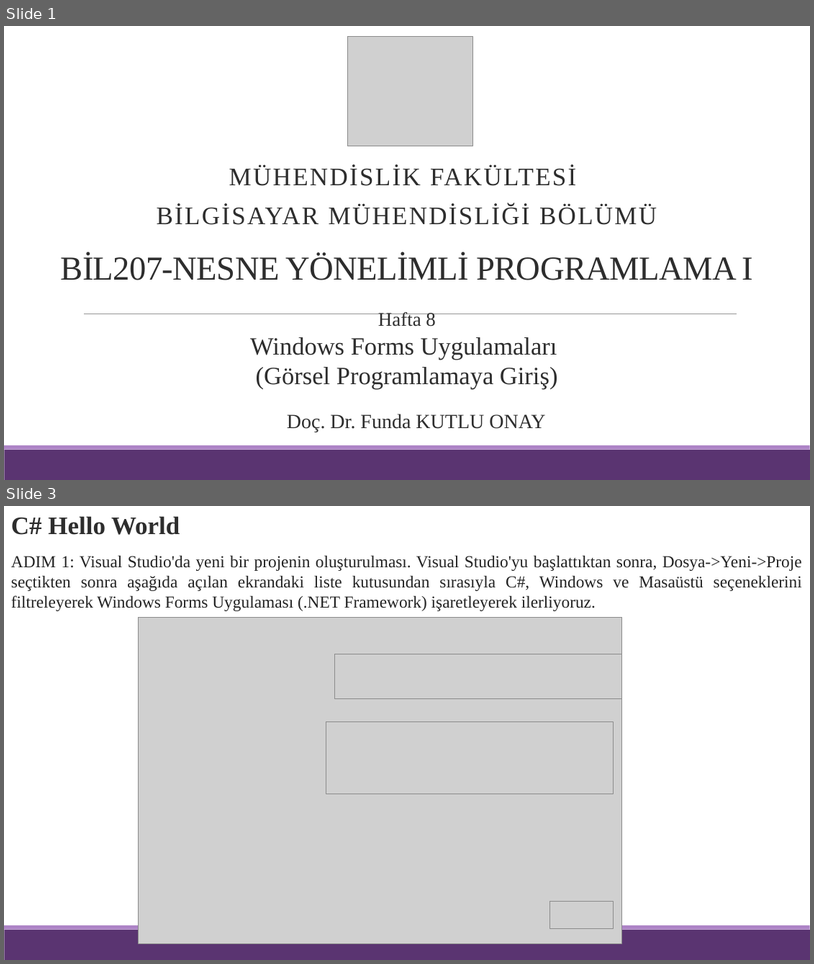
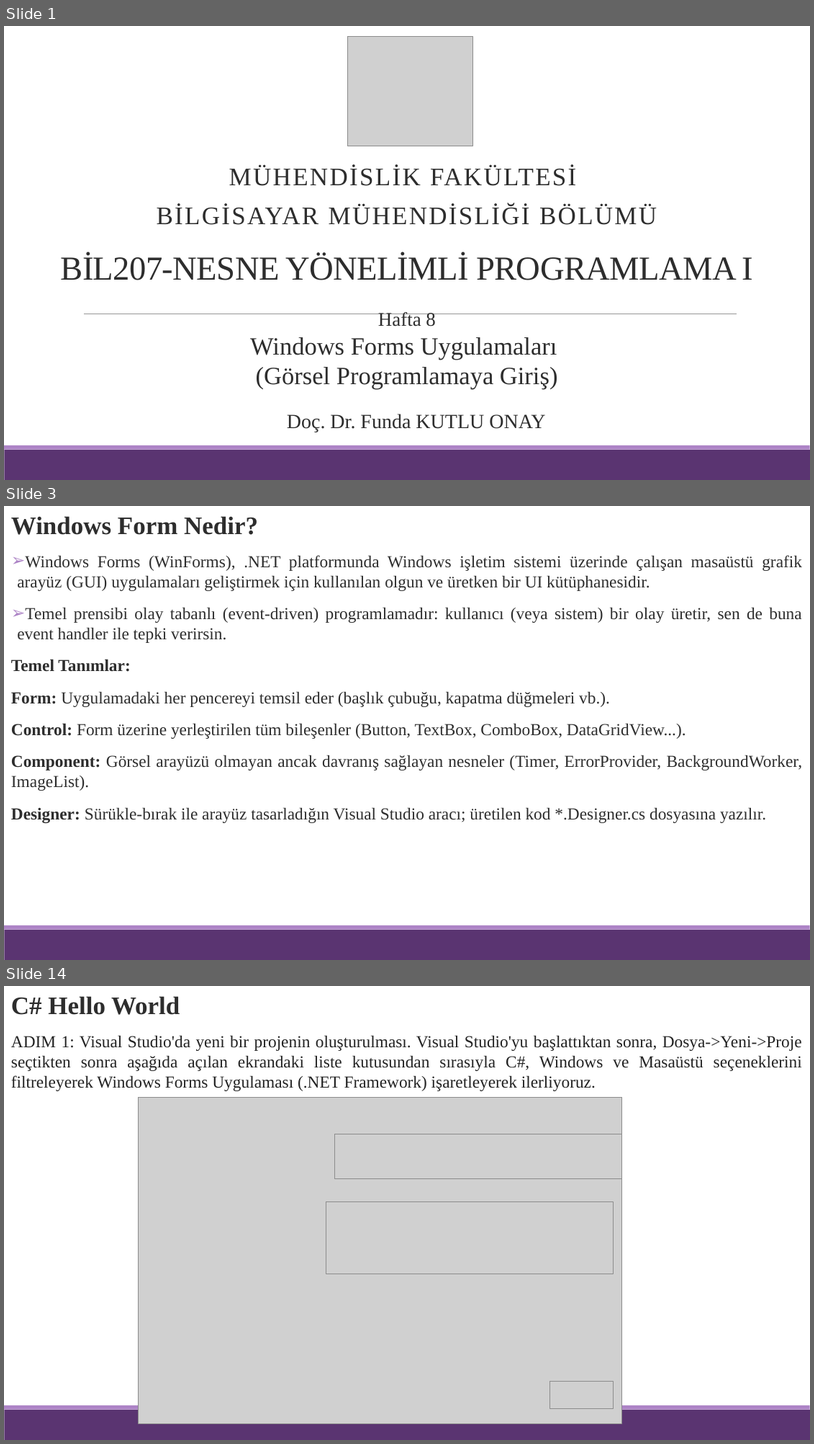
Before and after one commit to funkut/BM0207-BIL207-Ders-Notlar-, a slide deck: Hafta 8.pptx. Shown one above the other, each under a label of ours: slides 1 and 3 before the commit, slides 1, 3 and 14 after it; the slides between them are not shown. The pictures are 814x964 and 814x1444 pixels, drawn with LibreOffice and Linux fonts; fonts in the diff are those of the drawing; grey boxes stand for pictures. Boxes give left, top, right and bottom in pixels: in the first picture for what was removed or moved away, otherwise in the second. Text is boxed around its words. In the diff, an @@ line names an element or a change of style, - is before the commit and + after.

```diff
--- a/Hafta 8.pptx
+++ b/Hafta 8.pptx
@@ slide 3 added at <box>4,506,810,960</box>, background #FFFFFF; not listed: 2 template elements that a slide beside it also shows @@
@@ text added at <box>11,516,258,535</box>, 30 pt, text #2D2D2D, bold @@
+Windows Form Nedir?
@@ text added at <box>11,555,803,823</box>, 20 pt, text #2D2D2D @@
+➢ Windows Forms (WinForms), .NET platformunda Windows işletim sistemi üzerinde çalışan masaüstü grafik arayüz (GUI) uygulamaları geliştirmek için kullanılan olgun ve üretken bir UI kütüphanesidir.
+➢ Temel prensibi olay tabanlı (event‑driven) programlamadır: kullanıcı (veya sistem) bir olay üretir, sen de buna event handler ile tepki verirsin.
+Temel Tanımlar:
+Form: Uygulamadaki her pencereyi temsil eder (başlık çubuğu, kapatma düğmeleri vb.).
+Control: Form üzerine yerleştirilen tüm bileşenler (Button, TextBox, ComboBox, DataGridView...).
+Component: Görsel arayüzü olmayan ancak davranış sağlayan nesneler (Timer, ErrorProvider, BackgroundWorker, ImageList).
+Designer: Sürükle‑bırak ile arayüz tasarladığın Visual Studio aracı; üretilen kod *.Designer.cs dosyasına yazılır.
@@ what was slide 3 is now slide 14 @@
```
Also in this commit, not shown: 1 slide changed, 10 other slides added.
